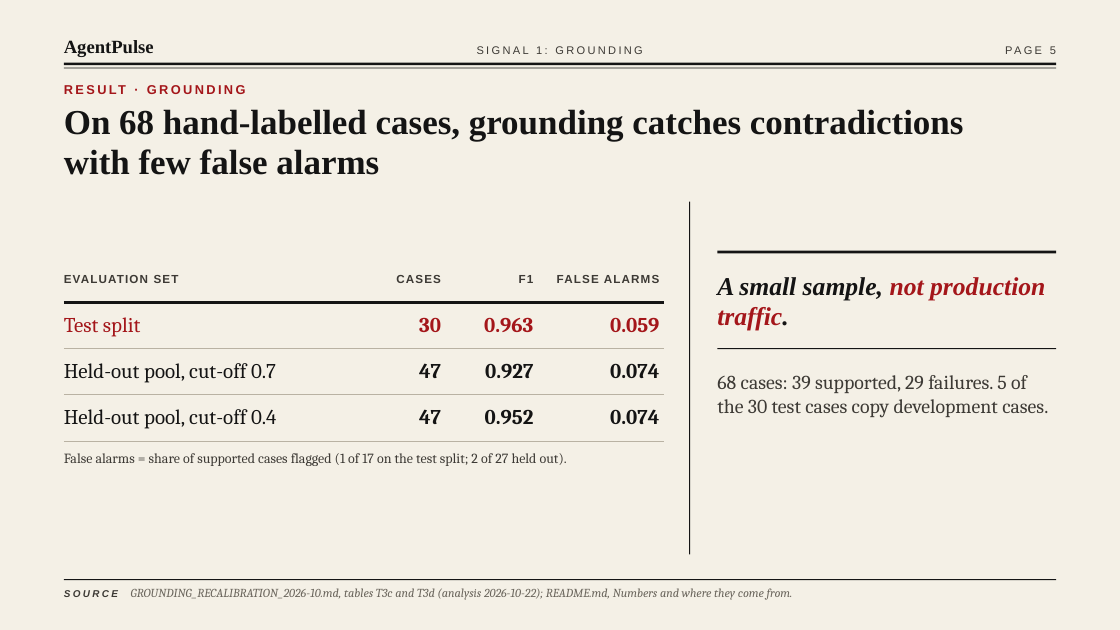
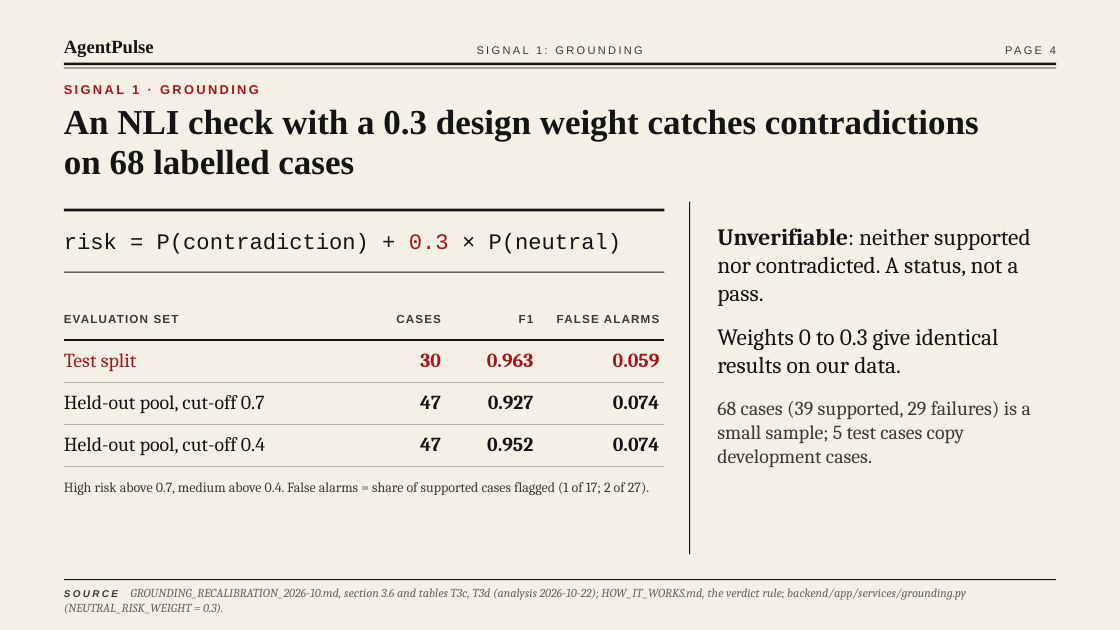
Before and after one commit to Soum-Code/agentpulse, a slide deck: slide 4 of presentation/viva/AgentPulse_Viva.pptx (slide 5 before the commit). Drawn at 1120x630 pixels with LibreOffice and Linux fonts; fonts in the diff are those of the drawing. Boxes give left, top, right and bottom in pixels: in the first picture for what was removed or moved away, otherwise in the second. Text is boxed around its words. In the diff, an @@ line names an element or a change of style, - is before the commit and + after.

```diff
--- a/presentation/viva/AgentPulse_Viva.pptx
+++ b/presentation/viva/AgentPulse_Viva.pptx
@@ text at (x1=1050, y1=46, x2=1056, y2=54): text changed @@
-PAGE 5
+PAGE 4
@@ text at (x1=64, y1=85, x2=259, y2=94): text changed @@
-RESULT · GROUNDING
+SIGNAL 1 · GROUNDING
@@ title at (x1=64, y1=109, x2=979, y2=175): text changed @@
-On 68 hand-labelled cases, grounding catches contradictions with few false alarms
+An NLI check with a 0.3 design weight catches contradictions on 68 labelled cases
@@ line added from (64, 210) to (665, 210), #141414 2.25 pt @@
@@ text added at (x1=64, y1=234, x2=622, y2=254), 19 pt, text #141414 @@
+risk = P(contradiction) + 0.3 × P(neutral)
@@ text added at (x1=717, y1=228, x2=1030, y2=306), 20 pt, text #141414 @@
+Unverifiable: neither supported nor contradicted. A status, not a pass.
@@ line removed from (718, 252) to (1056, 252) @@
@@ table at (x1=64, y1=298, x2=665, y2=459) @@
@@ size 18 to 17 pt in "Test split", "30", "0.963", "0.059" and 8 more places @@
@@ table resized from (x1=64, y1=256, x2=665, y2=433) to (x1=64, y1=298, x2=665, y2=459) @@
@@ line added from (64, 272) to (665, 272), #141414 0.75 pt @@
@@ text removed at (x1=717, y1=277, x2=1045, y2=331) @@
-A small sample, not production traffic.
@@ text added at (x1=717, y1=329, x2=998, y2=374), 20 pt, text #141414 @@
+Weights 0 to 0.3 give identical results on our data.
@@ line removed from (718, 349) to (1056, 349) @@
@@ text at (x1=717, y1=401, x2=1031, y2=467): text changed @@
-68 cases: 39 supported, 29 failures. 5 of the 30 test cases copy development cases.
+68 cases (39 supported, 29 failures) is a small sample; 5 test cases copy development cases.
@@ text at (x1=64, y1=482, x2=649, y2=495): text changed @@
-False alarms = share of supported cases flagged (1 of 17 on the test split; 2 of 27 held out).
+High risk above 0.7, medium above 0.4. False alarms = share of supported cases flagged (1 of 17; 2 of 27).
@@ text at (x1=64, y1=588, x2=966, y2=614): text changed @@
-SOURCE GROUNDING_RECALIBRATION_2026-10.md, tables T3c and T3d (analysis 2026-10-22); README.md, Numbers and where they come from.
+SOURCE GROUNDING_RECALIBRATION_2026-10.md, section 3.6 and tables T3c, T3d (analysis 2026-10-22); HOW_IT_WORKS.md, the verdict rule; backend/app/services/grounding.py (NEUTRAL_RISK_WEIGHT = 0.3).
```
Also in this commit, not shown: 7 other slides changed, 5 slides removed, 8 other files.
